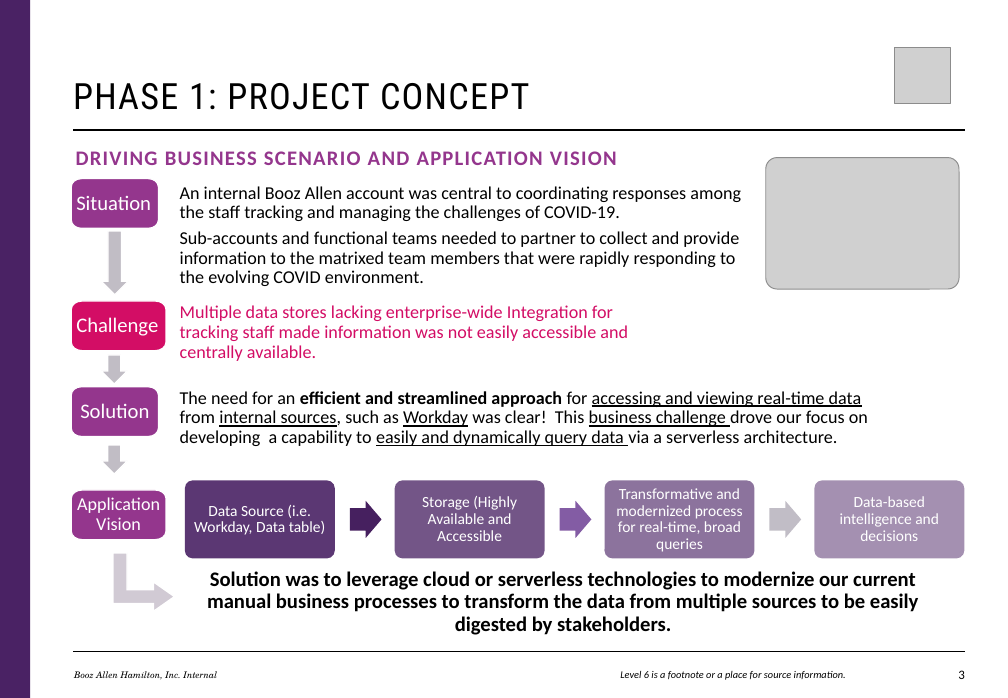
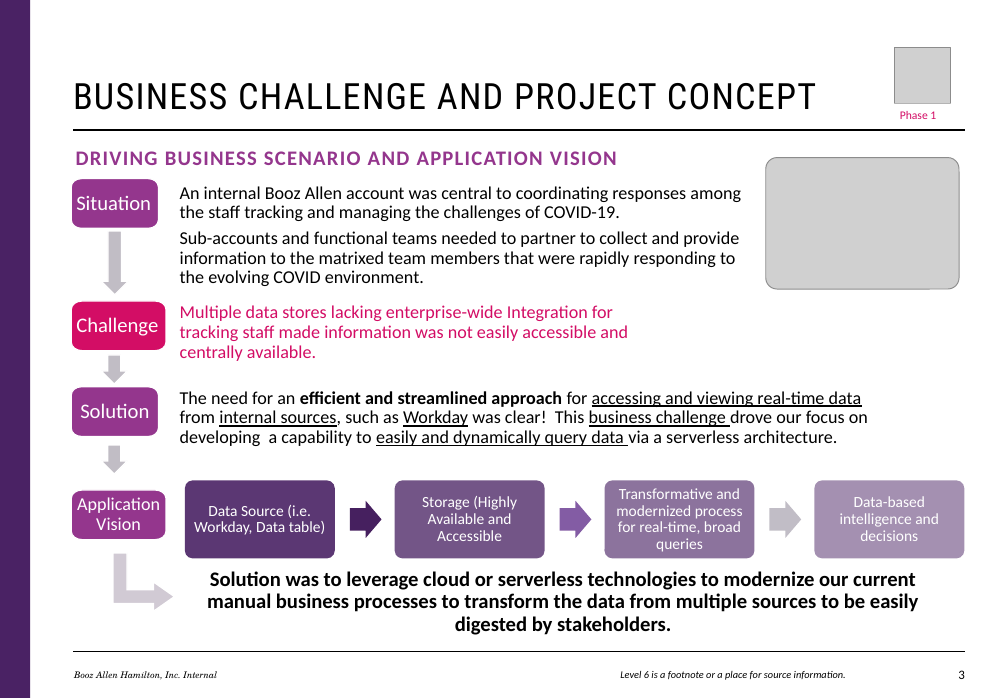
Before and after one commit to jjwad2000/BAHNamelessCloudEng, a slide deck: slide 4 of Dynamic Database Queries - Cloud Eng Team Project.pptx. Drawn at 1008x698 pixels with LibreOffice and Linux fonts; fonts in the diff are those of the drawing; grey boxes stand for pictures. Boxes give left, top, right and bottom in pixels: in the first picture for what was removed or moved away, otherwise in the second. Text is boxed around its words. In the diff, an @@ line names an element or a change of style, - is before the commit and + after.

```diff
--- a/Dynamic Database Queries - Cloud Eng Team Project.pptx
+++ b/Dynamic Database Queries - Cloud Eng Team Project.pptx
@@ title at (73,83,816,110): text changed @@
-PHASE 1: PROJECT CONCEPT
+BUSINESS CHALLENGE AND PROJECT CONCEPT
@@ freeform shape added at (871,104,965,123), outline #FFFFFF 1 pt, 9 pt, text #D30D65 @@
+Phase 1
```
Also in this commit, not shown: 5 other slides changed.
